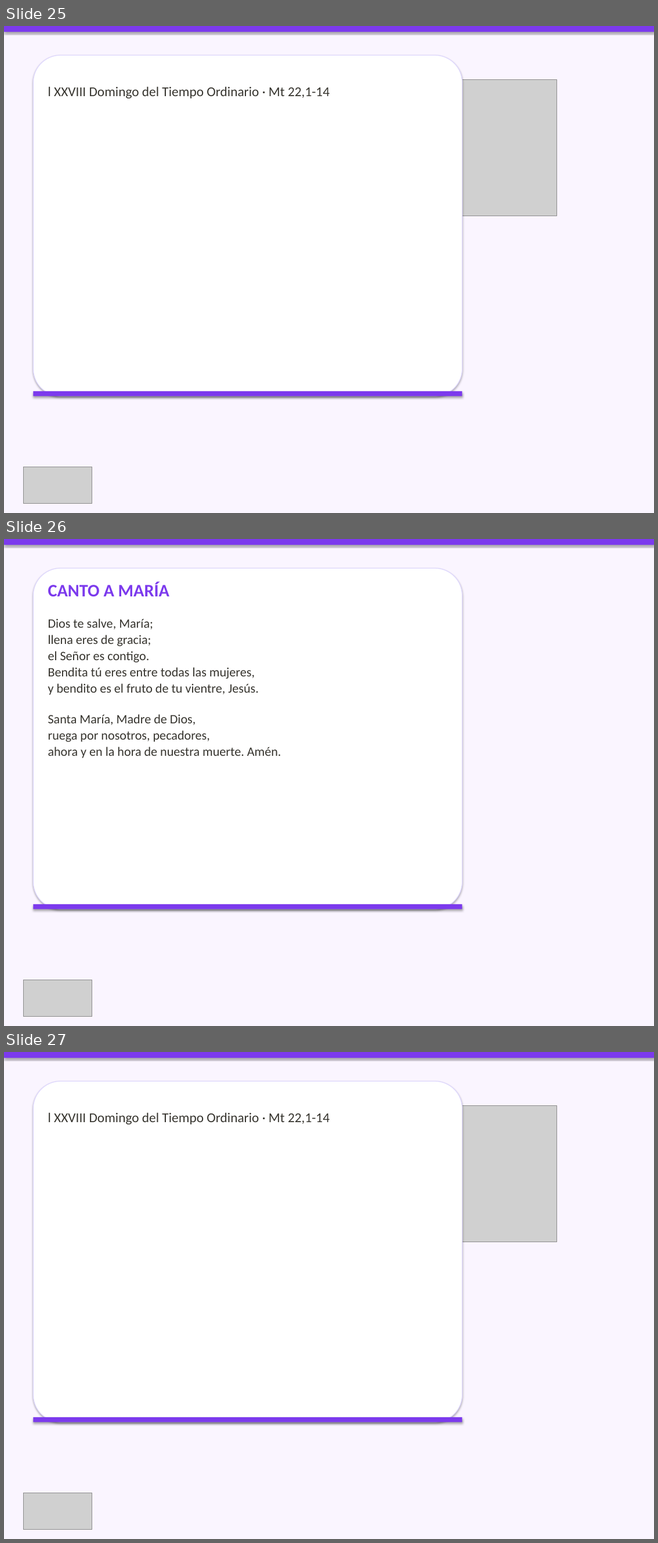
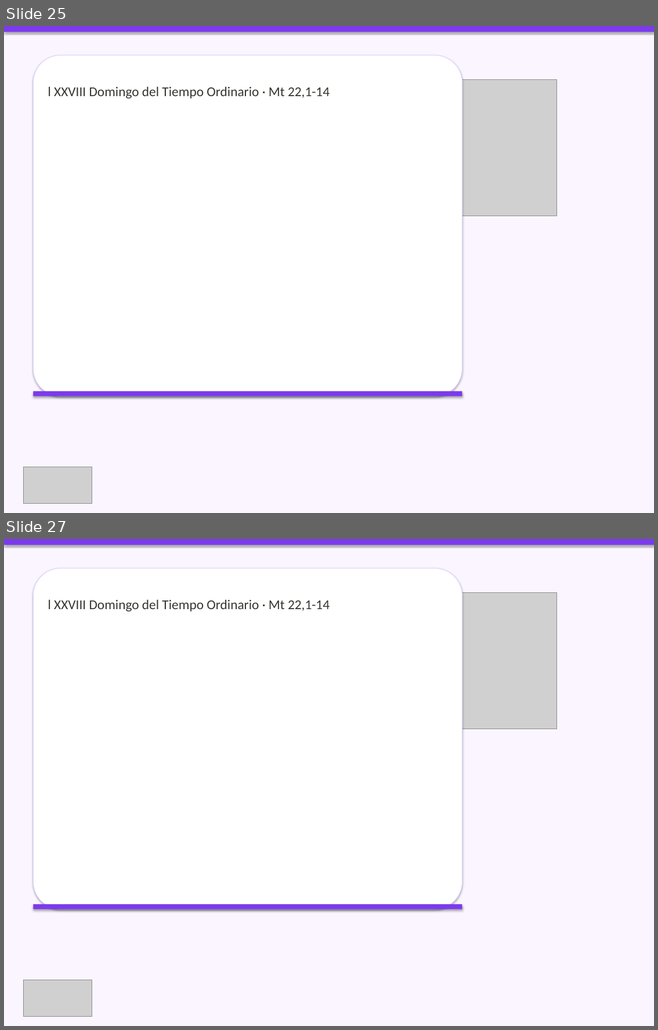
Before and after one commit to CC5M5/CCE-M5, a slide deck: presentaciones_html/2026-10-11_presentacion/2026-10-11_presentacion.pptx. Shown one above the other, each under a label of ours: slides 25, 26 and 27 before the commit, slides 25 and 27 after it; the slides between them are not shown. The pictures are 658x1543 and 658x1030 pixels, drawn with LibreOffice and Linux fonts; fonts in the diff are those of the drawing; grey boxes stand for pictures. Boxes give left, top, right and bottom in pixels: in the first picture for what was removed or moved away, otherwise in the second. Text is boxed around its words. In the diff, an @@ line names an element or a change of style, - is before the commit and + after.

Commit message:
deploy: presentación 2026-10-11 con El Señor es mi Pastor + auto-rebuild
- Actualiza bundle PPTX/HTML/PDF del 2026-10-11 con asignación correcta:
  entrada=AL CALOR DE LA PALABRA, salmo=El Señor es mi Pastor, comunion=El Señor es mi Pastor.
- Añade slides de catálogo cancion_109 y cancion_11.
- Incluye mejoras de auto-rebuild al crear/editar canciones.
- Actualiza datos exportados para web (canciones, momentos, presentaciones).

```diff
--- a/presentaciones_html/2026-10-11_presentacion/2026-10-11_presentacion.pptx
+++ b/presentaciones_html/2026-10-11_presentacion/2026-10-11_presentacion.pptx
@@ slide 26 removed at [4,539,654,1026], background #FAF5FF @@
@@ rectangle removed at [4,539,654,545] @@
@@ rounded rectangle removed at [33,568,462,910] @@
@@ text removed at [48,581,281,758] @@
-CANTO A MARÍA
-Dios te salve, María;
-llena eres de gracia;
-el Señor es contigo.
-Bendita tú eres entre todas las mujeres,
-y bendito es el fruto de tu vientre, Jesús.
-Santa María, Madre de Dios,
-ruega por nosotros, pecadores,
-ahora y en la hora de nuestra muerte. Amén.
@@ rectangle removed at [33,904,462,910] @@
@@ picture removed at [24,980,92,1016] @@
```
Also in this commit, not shown: 4 slides changed, 7 slides added, 6 other slides removed, 18 other files.
